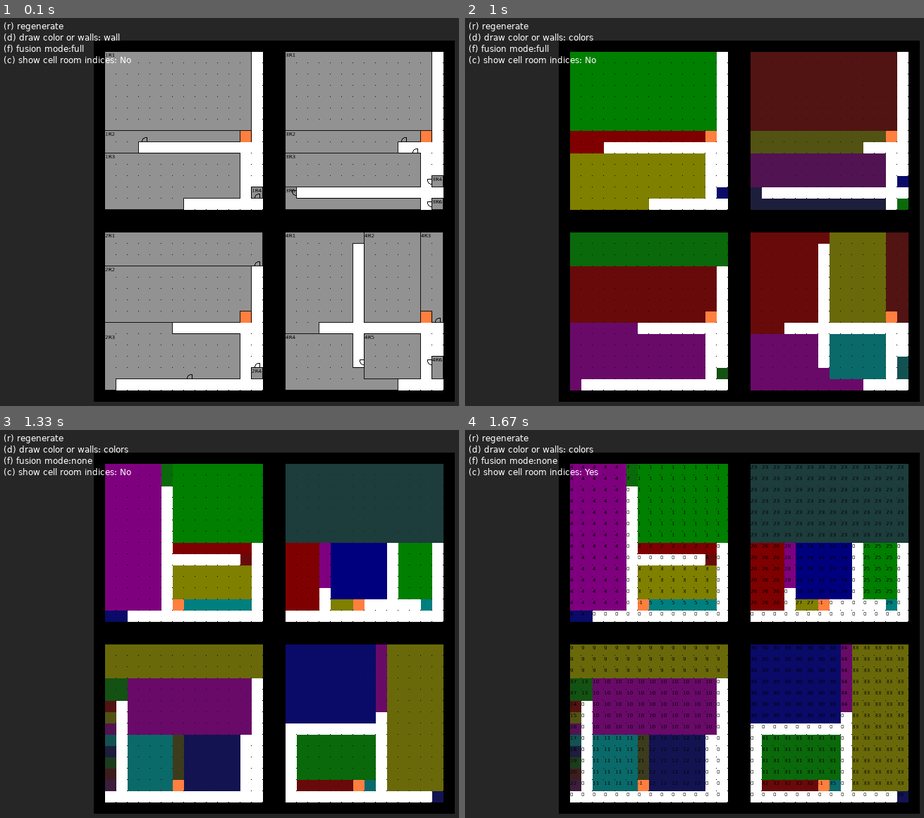
Above: before the commit, frames 1-4 (two rows, left to right).
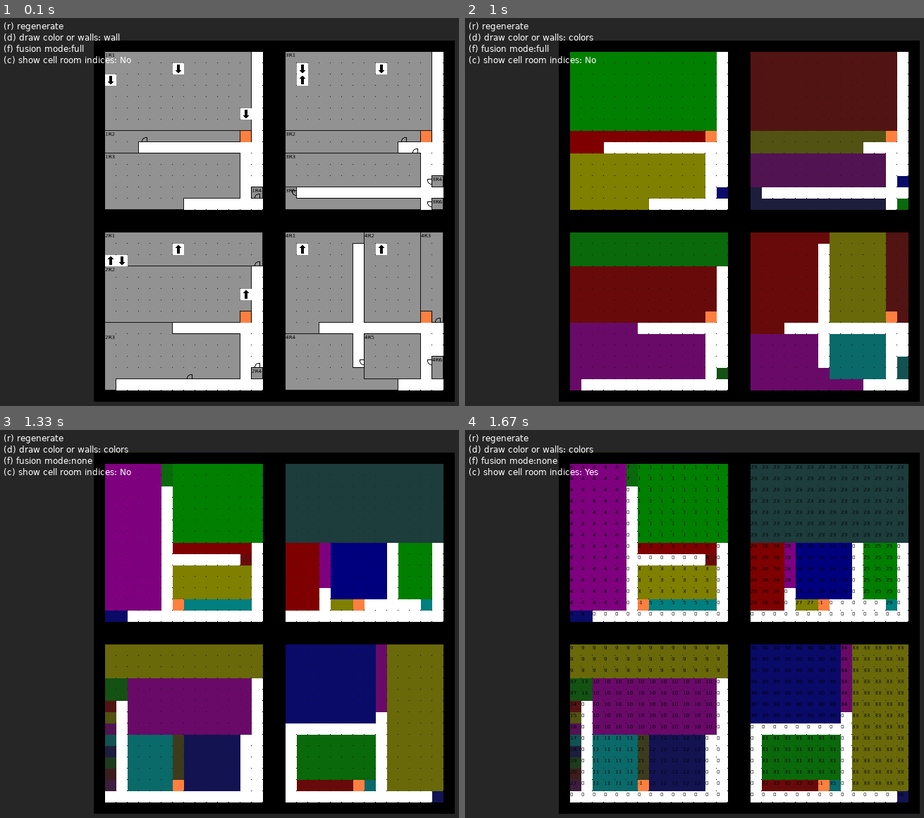
Above: after the commit, the same moments.

Repository: Gamabunta57/golf-lua
Game: LÖVE game, started from main.lua
Same seed, same stepped clock (60 frames per second), same inputs: the game is played once before the commit and once after it.
Inputs:
- Up to frame 1 (0.1 s): no input
- Up to frame 2 (1 s): tap Y at 0.33 s; tap D at 0.67 s
- Up to frame 3 (1.33 s): tap F at 1 s
- Up to frame 4 (1.67 s): tap C at 1.33 s

The runs differ from the first frame. In frame 1, 0.9% of the frame differs, in the area x 22-85%, y 11-73%; in frame 2, nothing differs; in frame 3, nothing differs; in frame 4, nothing differs.

Commit message:
WIP: connecting rooms together

Diff:
--- a/main.lua
+++ b/main.lua
@@ -86,7 +86,7 @@
 end
 
 function love.keypressed( key, scancode, isrepeat )
-    print("key: ", key, "scancode: ", scancode, "isrepeat: ", (isrepeat and "y" or "n"))
+    -- print("key: ", key, "scancode: ", scancode, "isrepeat: ", (isrepeat and "y" or "n"))
 end
 
 function love.update(dt)
--- a/src/generators/generator.lua
+++ b/src/generators/generator.lua
@@ -63,8 +63,76 @@
         elseif not nodeB.isCorridor and not nodeA.isCorridor then
             self:_connectRooms(nodeA, nodeB, roomLists)
         else
-            print("skip corridor connections")
-        end
+            -- print("skip corridor connections")
+        end
+    end
+end
+
+function Generator:_connectRooms(roomNodeA, roomNodeB, roomLists)
+    print("as 2 rooms")
+    local roomALocation = roomNodeA.location
+    local roomBLocation = roomNodeB.location
+
+    local roomA = roomLists[roomALocation.floor][roomALocation.roomIndex]
+    local roomB = roomLists[roomBLocation.floor][roomBLocation.roomIndex]
+    print("roomA", roomA.x, roomA.y, roomA.w, roomA.h)
+    print("roomB", roomB.x, roomB.y, roomB.w, roomB.h)
+
+
+    local overlappingAreaStartPoint = {
+        x = 0,
+        y = 0,
+    }
+
+    local overlappingAreaEndPoint = {
+        x = 0,
+        y = 0,
+    }
+
+    if (roomA.x > roomB.x) then
+        overlappingAreaStartPoint.x = roomA.x
+    else
+        overlappingAreaStartPoint.x = roomB.x
+    end
+
+    if (roomA.y > roomB.y) then
+        overlappingAreaStartPoint.y = roomA.y
+    else
+        overlappingAreaStartPoint.y = roomB.y
+    end
+
+    if (roomA.x + roomA.w > roomB.x + roomB.w) then
+        overlappingAreaEndPoint.x = roomA.x + roomA.w
+    else
+        overlappingAreaEndPoint.x = roomB.x + roomB.w
+    end
+
+    if (roomA.y + roomA.h > roomB.y + roomB.h) then
+        overlappingAreaEndPoint.y = roomA.y + roomA.h
+    else
+        overlappingAreaEndPoint.y = roomB.y + roomB.h
+    end
+
+    local overlappingArea = {
+        x = overlappingAreaStartPoint.x,
+        y = overlappingAreaStartPoint.y,
+        w = overlappingAreaEndPoint.x - overlappingAreaStartPoint.x,
+        h = overlappingAreaEndPoint.y - overlappingAreaStartPoint.y,
+    }
+
+    local randX = self.prng(1, overlappingArea.w)
+    local randY = self.prng(1, overlappingArea.h)
+
+    local floorIndex = randX + (randY - 1) * self.map.width
+
+    local cellRoomA = self.map.floorCells[roomALocation.floor][floorIndex]
+    local cellRoomB = self.map.floorCells[roomBLocation.floor][floorIndex]
+
+    if (cellRoomA.tileRef == Cell.ROOM and cellRoomB.tileRef == Cell.ROOM) then
+        cellRoomA.openings = (roomALocation.floor > roomBLocation.floor and Cell.STAIRCASE_DOWN) or Cell.STAIRCASE_UP
+        cellRoomB.openings = (roomALocation.floor > roomBLocation.floor and Cell.STAIRCASE_UP) or Cell.STAIRCASE_DOWN
+    else
+        print("stairs already set", randX, randY, floorIndex, cellRoomA.tileRef, cellRoomB.tileRef)
     end
 end
 
@@ -148,10 +216,6 @@
     return connectedCorridorCellIndicies
 end
 
-function Generator:_connectRooms(nodeA, nodeB, roomLists)
-    print("skipped for", nodeA.name, nodeB.name)
-end
-
 function Generator:_makePathForPlayer(playerRoomGraph)
     local nodeStack = {playerRoomGraph}
     local nodeStackIndex = 1
